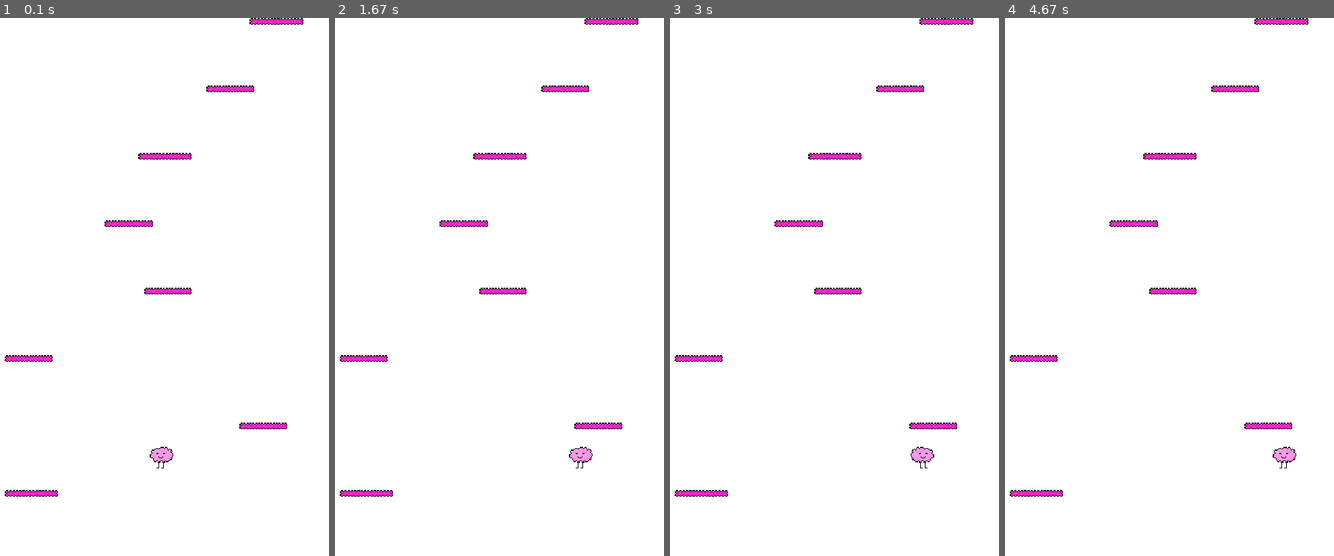
Above: before the commit, frames 1-4 (left to right).
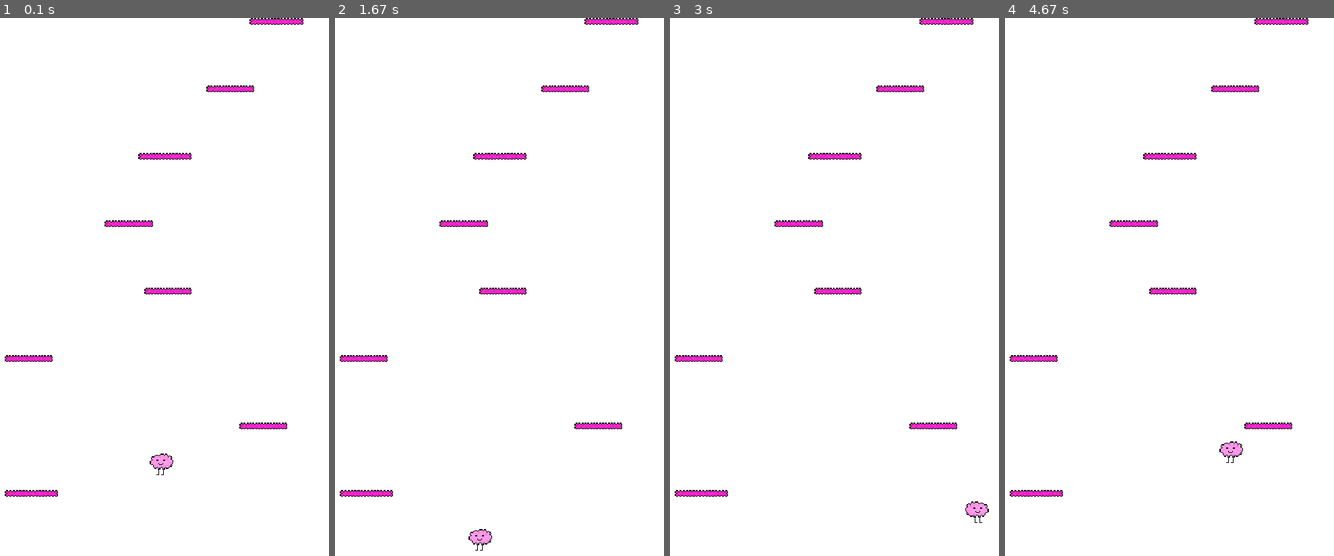
Above: after the commit, the same moments.

Repository: rico-0989903/WP1-BrainmanJump
Game: pygame game, started from game.py
Two runs of this game, one before a commit and one after it. Both use one fixed random seed, a clock stepped at 60 frames per second and the inputs below.
Inputs:
- Up to frame 1 (0.1 s): no input
- Up to frame 2 (1.67 s): hold D 0.33-0.8 s; hold D 0.83-1.3 s; hold A from 1.33 s (still down)
- Up to frame 3 (3 s): release A at 1.87 s; hold A 1.9-2.3 s; hold D 2.33-2.97 s
- Up to frame 4 (4.67 s): hold A 3-3.47 s; hold D 3.5-3.97 s; hold D 4-4.47 s; hold A from 4.5 s (still down)

The runs differ from the first frame. In frame 1, 0.2% of the frame differs, in the area x 45-53%, y 79-85%; in frame 2, 0.3%, in the area x 40-79%, y 79-99%; in frame 3, 0.3%; in frame 4, 0.3%.

Commit message:
feat: jump mechanic done

Diff:
--- a/game.py
+++ b/game.py
@@ -11,7 +11,9 @@
 MAX_PLATFORMS = 10
 
 # Player variables
-SPEED = 5
+SPEED = 12
+GRAVITY = 0.25
+JUMP_STRENGTH = 2.5
 
 # screen setup
 screen = pygame.display.set_mode((SCREEN_WIDTH, SCREEN_HEIGT))
@@ -33,6 +35,8 @@
         self.rect = self.image.get_rect()
         self.rect.center = (x, y)
         self.flip = False
+        self.vel_y = 0
+        self.dy = 0
 
     def draw(self):
         screen.blit(pygame.transform.flip(self.image, self.flip, False), self.rect)
@@ -44,12 +48,14 @@
         self.rect.x -= SPEED
 
     def JumpUp(self):
-        #TODO Jump mechanic
-        self.position[1]
+        self.dy = 0
+        self.vel_y = -JUMP_STRENGTH
+
 
     def MoveCheck(self):
         #Left and Right controls
         key = pygame.key.get_pressed()
+
         if key[pygame.K_a]:
             self.flip = False
             self.MoveLeft()
@@ -57,11 +63,17 @@
             self.flip = True
             self.MoveRight()
 
+        self.vel_y += GRAVITY
+        self.dy += self.vel_y
+        self.rect.y += self.dy
+
         #Corrects border collision
         if self.rect.left - SPEED < 0:
             self.MoveRight()
         if self.rect.right + SPEED > SCREEN_WIDTH:
             self.MoveLeft()
+        if self.rect.bottom + self.dy > SCREEN_HEIGT:
+            self.JumpUp()
 
 
 # classes
